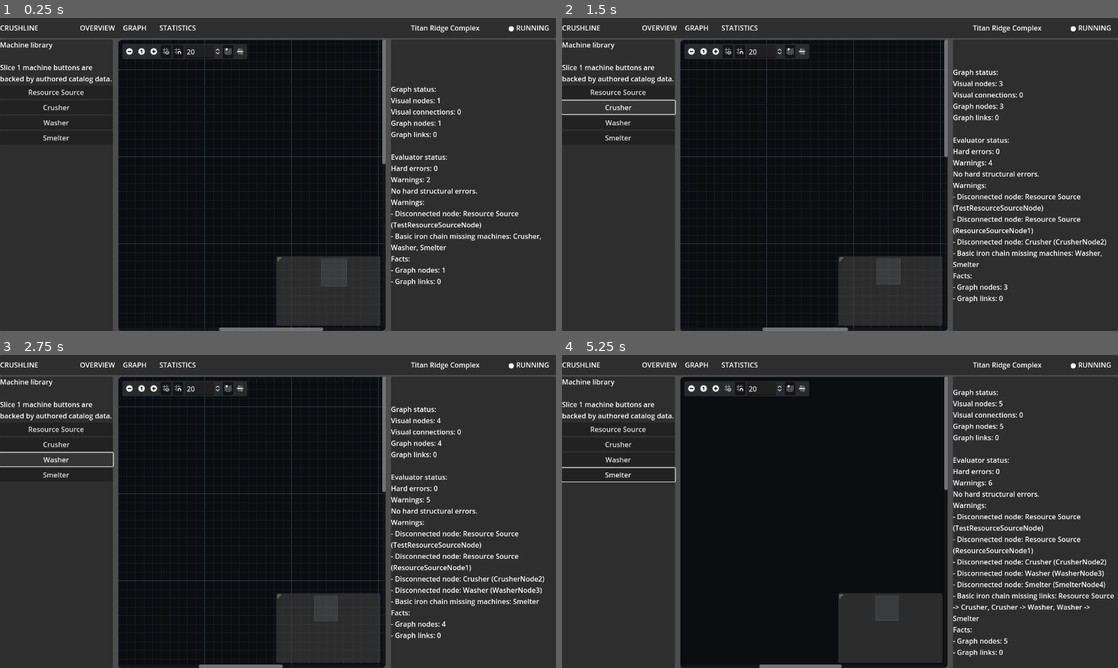
Above: before the commit, frames 1-4 (two rows, left to right).
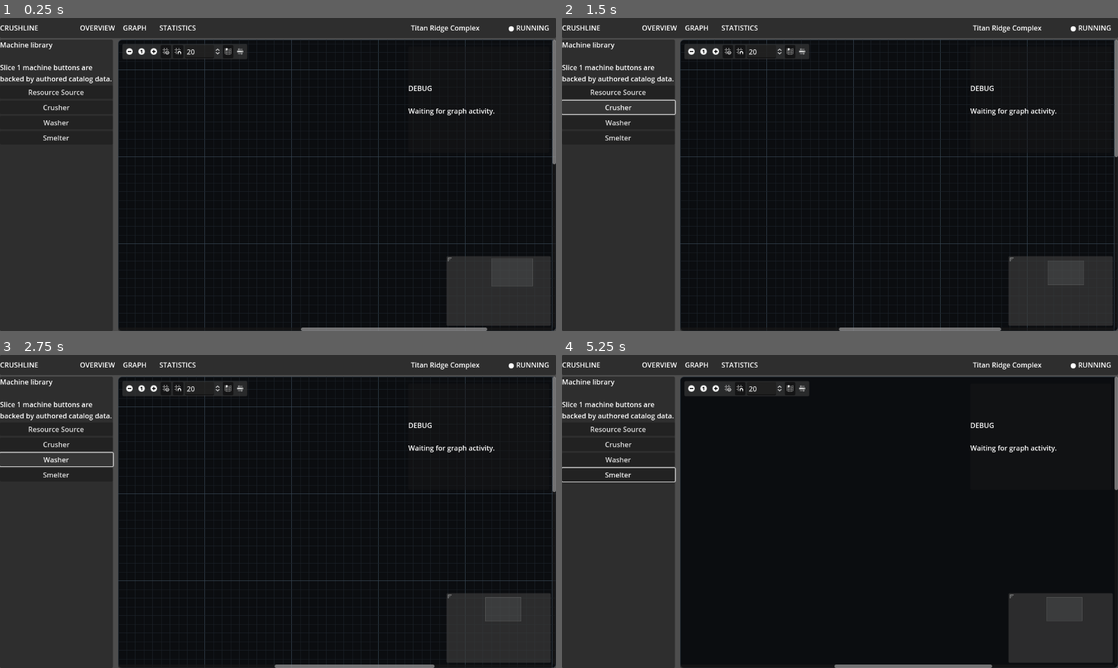
Above: after the commit, the same moments.

Repository: killerbearddude/Crushline-Godot
Game: Godot game, scene res://scenes/main/Main.tscn
Same seed, same stepped clock (60 frames per second), same inputs: the game is played once before the commit and once after it.
Inputs (mouse positions are in pixels of both pictures, inside the frame that each line leads up to):
- Up to frame 1 (0.25 s): no input
- Up to frame 2 (1.5 s): click "Resource Source" at 0.5 s; click "Crusher" at 1.25 s
- Up to frame 3 (2.75 s): click "Washer" at 2 s
- Up to frame 4 (5.25 s): click "Smelter" at 2.75 s; click (689, 389) at 3.5 s; click (717, 389) at 4.25 s; click (728, 389) at 5 s

The runs differ from the first frame. In frame 1, 26% of the frame differs, in the area x 39-100%, y 6-100%; in frame 2, 27%; in frame 3, 27%; in frame 4, 29%, in the area x 35-100%, y 6-100%.
Error after the commit: Invalid assignment of property or key 'text' with value of type 'String' on a base object of type 'null instance'. (res://scripts/ui/main_controller.gd:15)

Commit message:
Move diagnostics into graph overlay

Diff:
--- a/scenes/main/Main.tscn
+++ b/scenes/main/Main.tscn
@@ -93,19 +93,32 @@
 layout_mode = 2
 text = "Smelter"
 
-[node name="WorkArea" type="HSplitContainer" parent="Root/Body"]
+[node name="WorkArea" type="Control" parent="Root/Body"]
 layout_mode = 2
 size_flags_horizontal = 3
 
 [node name="ProductionGraphView" parent="Root/Body/WorkArea" instance=ExtResource("1")]
+layout_mode = 1
+anchors_preset = 15
+anchor_right = 1.0
+anchor_bottom = 1.0
+grow_horizontal = 2
+grow_vertical = 2
+
+[node name="DiagnosticsOverlay" type="PanelContainer" parent="Root/Body/WorkArea"]
+custom_minimum_size = Vector2(320, 0)
+layout_mode = 1
+anchor_left = 1.0
+anchor_right = 1.0
+offset_left = -340.0
+offset_top = 16.0
+offset_right = -16.0
+offset_bottom = 260.0
+mouse_filter = 2
+self_modulate = Color(1, 1, 1, 0.72)
+
+[node name="DiagnosticsLabel" type="Label" parent="Root/Body/WorkArea/DiagnosticsOverlay"]
 layout_mode = 2
-size_flags_horizontal = 3
-
-[node name="DiagnosticsPanel" type="PanelContainer" parent="Root/Body/WorkArea"]
-custom_minimum_size = Vector2(380, 0)
-layout_mode = 2
-
-[node name="DiagnosticsLabel" type="Label" parent="Root/Body/WorkArea/DiagnosticsPanel"]
-layout_mode = 2
-text = "OBJECTIVES\n\nBuild a valid iron scaffold.\n\nALERTS\n\nWaiting for graph activity."
+mouse_filter = 2
+text = "DEBUG\n\nWaiting for graph activity."
 autowrap_mode = 3
